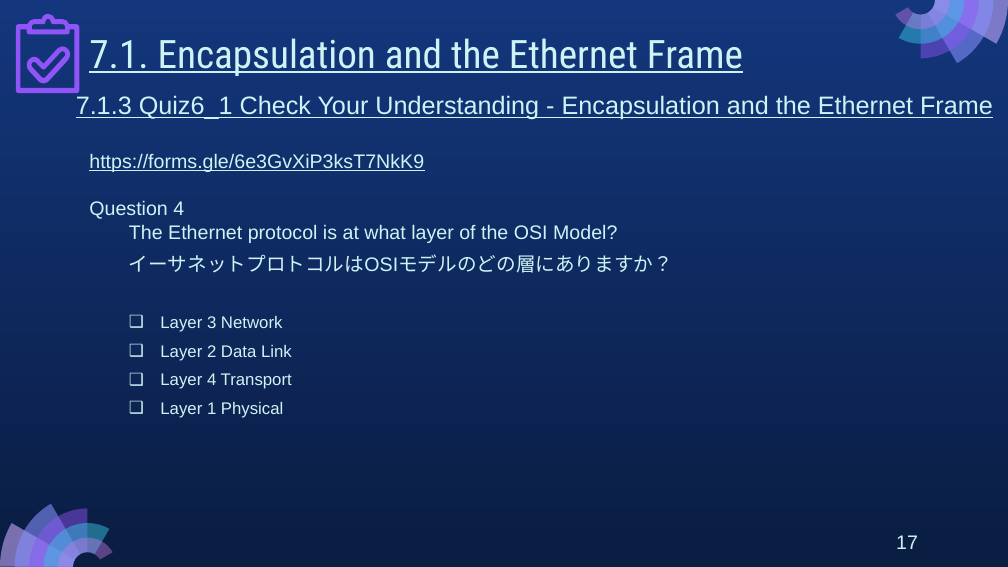
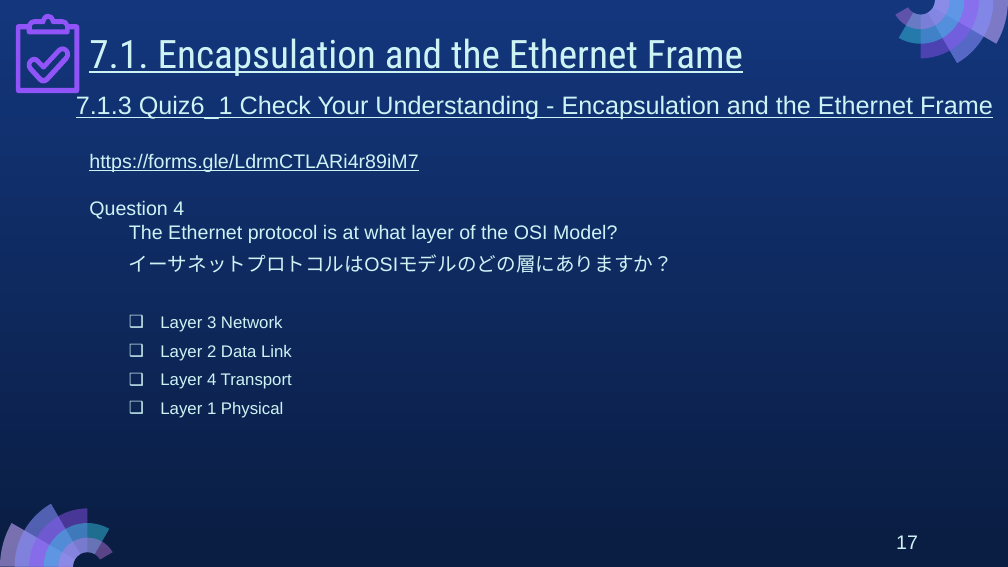
Before and after one commit to MarikoTagawa/kosen-mongolia-materials, a slide deck: slide 17 of network-basics/slides/06_NetworkBasics_2025_2P.pptx. Drawn at 1008x567 pixels with LibreOffice and Linux fonts; fonts in the diff are those of the drawing. Boxes give left, top, right and bottom in pixels: in the first picture for what was removed or moved away, otherwise in the second. Text is boxed around its words. In the diff, an @@ line names an element or a change of style, - is before the commit and + after.

```diff
--- a/network-basics/slides/06_NetworkBasics_2025_2P.pptx
+++ b/network-basics/slides/06_NetworkBasics_2025_2P.pptx
@@ text at box(89, 153, 418, 172): text changed @@
-https://forms.gle/6e3GvXiP3ksT7NkK9
+https://forms.gle/LdrmCTLARi4r89iM7
```
Also in this commit, not shown: 8 other slides changed, 3 other files.
